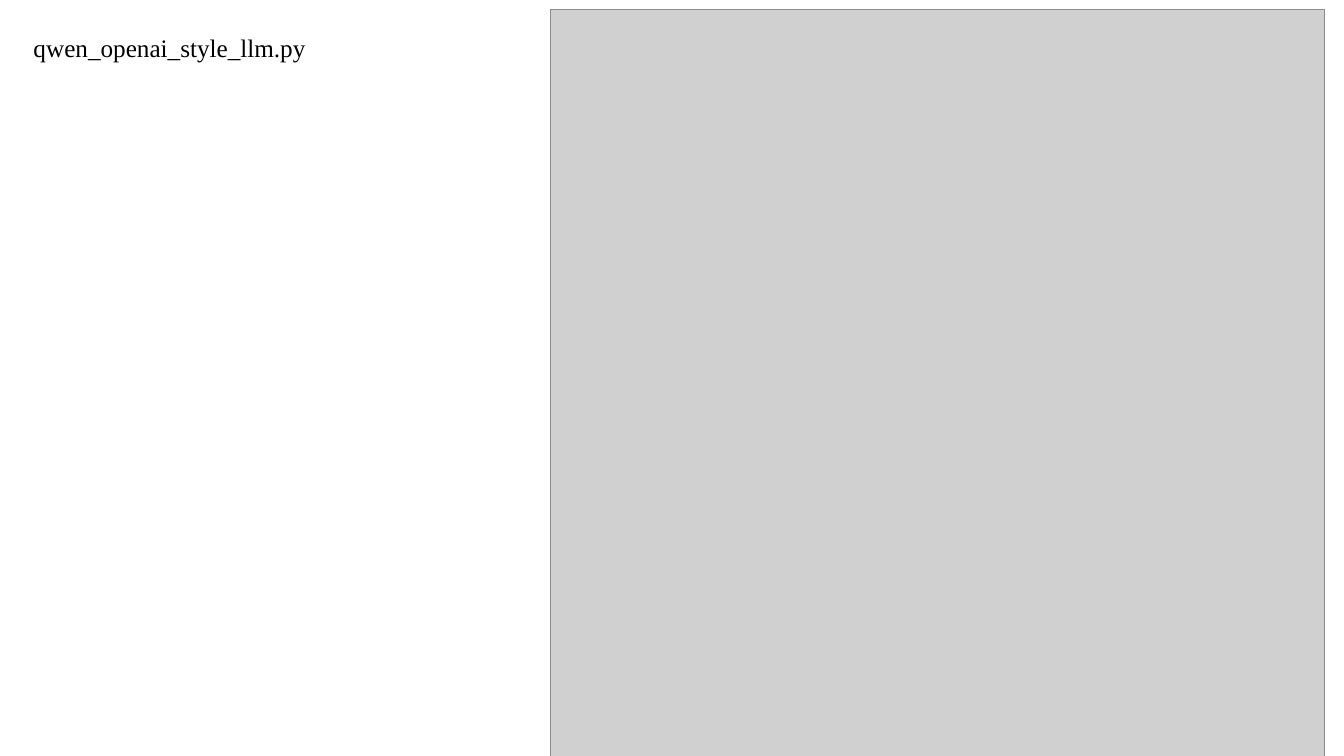
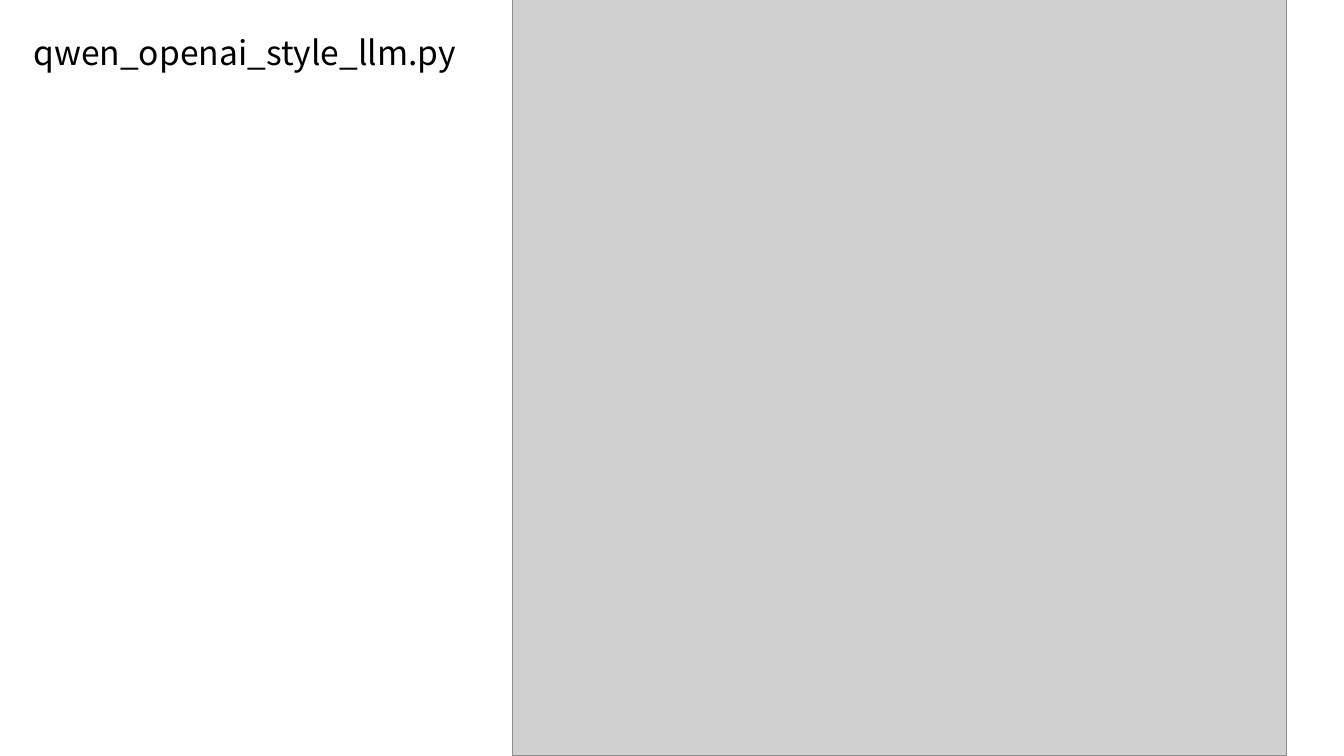
Before and after one commit to C32-SoundTech/SoundTech, a slide deck: slide 6 of docs/wswCR7/软工实践-11-13.pptx (slide 5 before the commit). Drawn at 1344x756 pixels with LibreOffice and Linux fonts; fonts in the diff are those of the drawing; grey boxes stand for pictures. Boxes give left, top, right and bottom in pixels: in the first picture for what was removed or moved away, otherwise in the second. Text is boxed around its words. In the diff, an @@ line names an element or a change of style, - is before the commit and + after.

```diff
--- a/docs/wswCR7/软工实践-11-13.pptx
+++ b/docs/wswCR7/软工实践-11-13.pptx
@@ text "qwen_openai_style_llm.py" at (x1=33, y1=38, x2=456, y2=73): size 18 to 24 pt, font Times New Roman to Noto Sans CJK SC @@
@@ picture resized from (x1=552, y1=9, x2=1325, y2=756) to (x1=513, y1=0, x2=1287, y2=756) @@
```
Also in this commit, not shown: 5 other slides changed, 1 slide added.
